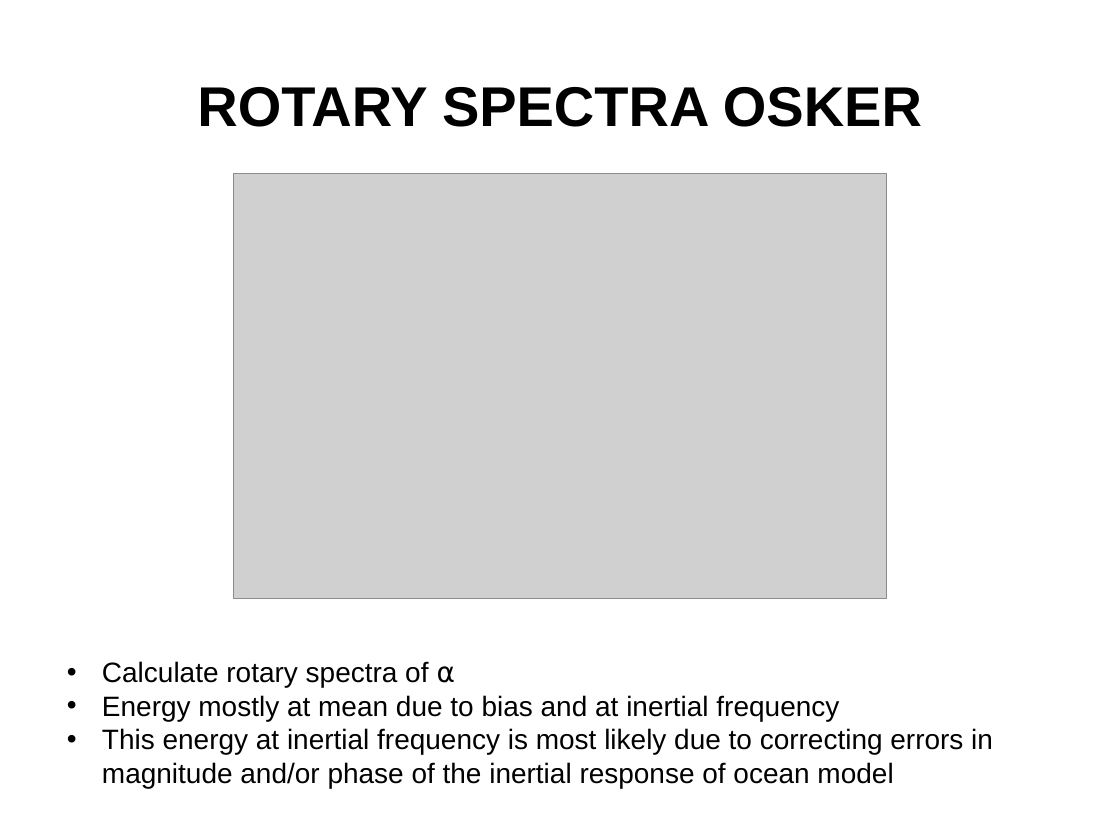
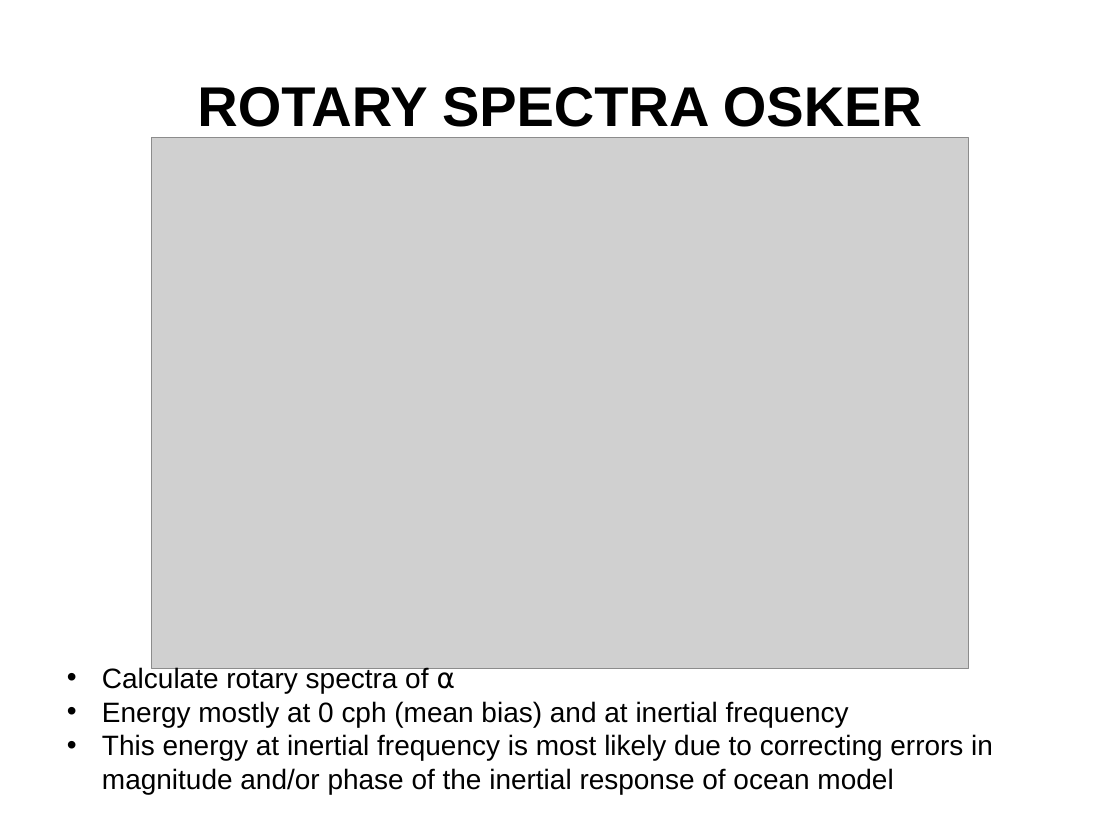
Before and after one commit to nsoontie/velocity-error, a slide deck: slide 7 of presentations/MOI-CONCEPTS-2021/Soontiens_Sutherland_drift_DFO-MOI.pptx. Drawn at 1120x840 pixels with LibreOffice and Linux fonts; fonts in the diff are those of the drawing; grey boxes stand for pictures; background and template pictures are left out. Boxes give left, top, right and bottom in pixels: in the first picture for what was removed or moved away, otherwise in the second. Text is boxed around its words. In the diff, an @@ line names an element or a change of style, - is before the commit and + after.

```diff
--- a/presentations/MOI-CONCEPTS-2021/Soontiens_Sutherland_drift_DFO-MOI.pptx
+++ b/presentations/MOI-CONCEPTS-2021/Soontiens_Sutherland_drift_DFO-MOI.pptx
@@ picture: place and size @@
-picture at [233,174,886,598]
+picture at [151,138,968,669]
@@ text at [102,701,849,727]: text changed @@
-• Energy mostly at mean due to bias and at inertial frequency
+• Energy mostly at 0 cph (mean bias) and at inertial frequency
```
Also in this commit, not shown: 8 other slides changed.
